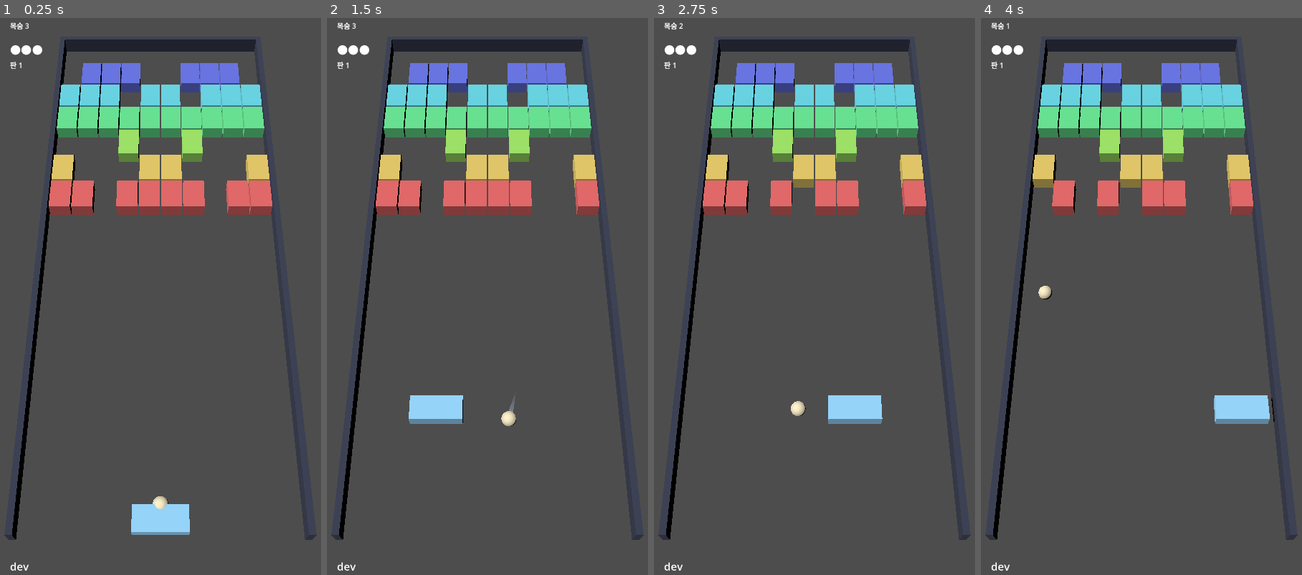
Above: before the commit, frames 1-4 (left to right).
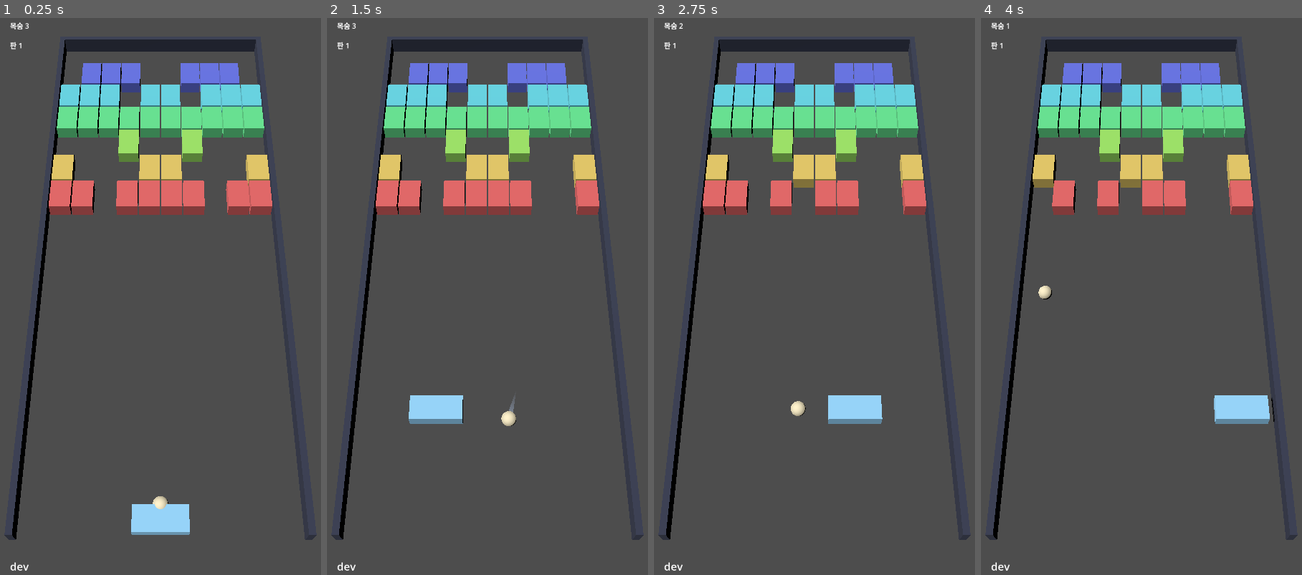
Above: after the commit, the same moments.

Repository: kjw5541a-hash/3DBlockBreaker
Game: Godot game, scene res://scenes/game.tscn
The game is run twice, just before and just after one commit, with the same random seed, the same clock (stepped at 60 frames per second) and the same inputs.
Inputs (mouse positions are in pixels of both pictures, inside the frame that each line leads up to):
- Up to frame 1 (0.25 s): no input
- Up to frame 2 (1.5 s): tap Enter at 0.5 s; move the mouse to (558, 268) at 0.52 s; click (558, 268) at 0.67 s; drag from (423, 324) to (471, 407) at 1.27 s
- Up to frame 3 (2.75 s): move the mouse to (846, 168) at 2.02 s; click (846, 168) at 2.17 s
- Up to frame 4 (4 s): drag from (1125, 407) to (1045, 207) at 2.77 s; move the mouse to (1237, 380) at 3.52 s; click (1237, 380) at 3.67 s

The runs differ from the first frame. In frame 1, 0.2% of the frame differs, in the area x 3-14%, y 4-10%; in frame 2, 0.2%; in frame 3, 0.2%; in frame 4, 0.2%.

Commit message:
feat: 교착 사망 규칙을 없앤다
블럭을 못 깨고 패들에 세 번 튕기면 목숨을 잃던 규칙(STALL_PADDLE_HITS)을 제거했다.
플레이해 보니 너무 가혹했다. 이제 목숨을 잃는 조건은 데드존 하나뿐이다.

규칙이 없어도 뭉개는 것은 손해다: 반발계수 0.80 이 도달 높이를 계속 깎아 공이 패들
위로 가라앉으므로 블럭에 닿으려면 결국 스윙해야 하고, 그동안 elapsed 는 계속 흘러
속도 램프만 오른다. 스윙으로 복구되므로 행(hang)도 아니다.

아무것도 안 하는 카운터가 화면에 남는 게 없는 것보다 나쁘므로 HUD 점 세 개도 같이
뺐다. 판 번호가 그 자리로 올라온다.

덤으로 2단계 아이템 설계의 특례 셋이 사라진다 — D 의 공별 카운터, C 의 접촉 1회 셈,
L 이 깬 것도 리셋.

Diff:
--- a/scenes/game.tscn
+++ b/scenes/game.tscn
@@ -29,19 +29,11 @@
 offset_bottom = 64.0
 text = "목숨 -"
 
-[node name="Stall" type="Label" parent="HUD"]
+[node name="Stage" type="Label" parent="HUD"]
 offset_left = 24.0
 offset_top = 68.0
 offset_right = 320.0
-offset_bottom = 112.0
-theme_override_font_sizes/font_size = 28
-text = "●●●"
-
-[node name="Stage" type="Label" parent="HUD"]
-offset_left = 24.0
-offset_top = 112.0
-offset_right = 320.0
-offset_bottom = 152.0
+offset_bottom = 108.0
 text = "판 -"
 
 [node name="Version" type="Label" parent="HUD"]
--- a/scripts/ball_physics.gd
+++ b/scripts/ball_physics.gd
@@ -69,6 +69,6 @@
 	var out := reflect(v_in, normal) * Tuning.PADDLE_RESTITUTION
 	out += paddle_vel * Tuning.PADDLE_SPEED_TRANSFER
 	# 하한 없음. 가만히 받으면 반발계수만큼 계속 느려지고 도달 높이가
-	# 낮아진다 — 그 상태로 버티면 STALL_PADDLE_HITS 가 목숨을 가져간다.
+	# 낮아진다 — 결국 공이 패들 위로 가라앉는다. 다시 띄우려면 스윙해야 한다.
 	out = clamp_speed(out, 0.0, v_max)
 	return enforce_min_angle(out, Tuning.MIN_ANGLE_DEG)
--- a/scripts/game.gd
+++ b/scripts/game.gd
@@ -4,16 +4,12 @@
 @onready var camera: Camera3D = $Camera3D
 @onready var lives_label: Label = $HUD/Lives
 @onready var version_label: Label = $HUD/Version
-@onready var stall_label: Label = $HUD/Stall
 @onready var stage_label: Label = $HUD/Stage
 
 var field: PlayField
 # 손가락이 닿기 전에는 패들을 제자리에 둔다.
 var _target: Vector2
 var _trail: BallTrail
-# 마지막으로 화면에 찍은 교착 카운터. 값이 그대로면 문자열을 새로 안 만든다 —
-# 120Hz 로 도는 루프에서 매 프레임 문자열을 만들 이유가 없다.
-var _shown_stall: int = -1
 
 func _ready() -> void:
 	field = PlayField.new()
@@ -23,7 +19,6 @@
 	# 어느 브랜치의 어느 커밋인지 눈으로 구별하려는 것이다.
 	version_label.text = str(ProjectSettings.get_setting("application/config/version"))
 	_update_hud()
-	_sync_stall()
 	_trail = BallTrail.new()
 	board.add_child(_trail)
 
@@ -34,7 +29,6 @@
 func step_once(delta: float) -> void:
 	var r := field.step(_target, delta)
 	board.sync(field)
-	_sync_stall()
 	# step() 은 구조적으로 lost 와 cleared 를 한 dict 에 함께 담을 수 있다 — 서브스텝
 	# 루프가 out["lost"] 를 세우고 빠져나와도 remaining() 검사는 그대로 돌기 때문이다.
 	# 그러면 reset_run() 이 0 판으로 되돌린 직후 next_stage() 가 1 판으로 올려 버린다.
@@ -88,18 +82,3 @@
 	lives_label.text = "목숨 %d" % field.lives
 	# stage_index 는 0 기반이다. 플레이어에게 "0 판"을 보여줄 이유는 없다.
 	stage_label.text = "판 %d" % (field.stage_index + 1)
-
-# 남은 점이 곧 남은 예산이다. 이 카운터는 안 보이면 억울하다 — 단단 블럭을 두 번
-# 치고 불괴 블럭을 한 번 스치면 경고 없이 목숨이 날아가는데, 그게 규칙 때문인지
-# 사고인지 화면에 아무 단서가 없다.
-static func stall_text(hits: int) -> String:
-	var used := clampi(hits, 0, Tuning.STALL_PADDLE_HITS)
-	var left := Tuning.STALL_PADDLE_HITS - used
-	return "●".repeat(left) + "○".repeat(used)
-
-# 값이 바뀐 프레임에만 문자열을 만든다. 나머지 프레임은 int 비교 하나로 끝난다.
-func _sync_stall() -> void:
-	if field.paddle_hits_since_brick == _shown_stall:
-		return
-	_shown_stall = field.paddle_hits_since_brick
-	stall_label.text = stall_text(_shown_stall)
--- a/scripts/play_field.gd
+++ b/scripts/play_field.gd
@@ -7,9 +7,6 @@
 var ball_vel: Vector2 = Vector2.ZERO
 var attached: bool = true
 var lives: int = Tuning.LIVES
-# 마지막으로 블럭을 깬 뒤 패들에 몇 번 튕겼는지. 속도 하한을 없앤 대신
-# 이 값이 교착을 끝낸다.
-var paddle_hits_since_brick: int = 0
 # 공이 살아 있던 누적 시간. 잘 맞은 공의 상한이 이 값으로 오른다.
 var elapsed: float = 0.0
 # 지금 몇 판인지. 0 기반이다 — HUD 만 +1 해서 보여준다. 시드가 이 값이라
@@ -29,7 +26,6 @@
 
 func _attach() -> void:
 	attached = true
-	paddle_hits_since_brick = 0
 	ball_vel = Vector2.ZERO
 	ball_pos = paddle.pos + Vector2(0.0, Tuning.PADDLE_THICKNESS * 0.5 + Tuning.BALL_RADIUS)
 	_last_damaged = -1
@@ -77,14 +73,12 @@
 				# 히트에서는 종류가 이미 0 이 되어 무엇이 깨졌는지 알 수 없다.
 				var kind := grid.get_cell(q["col"], q["row"])
 				grid.hit(q["col"], q["row"])
-				# 깨졌을 때만 센다. 단단 블럭을 툭툭 건드리는 것으로 교착 규칙을
-				# 피할 수 있으면 규칙이 아니라 요령이 된다. 불괴 블럭은 영원히
-				# 안 깨지므로 영원히 리셋하지 않는다 — 그게 맞다.
+				# 깨졌을 때만 센다. 단단 블럭은 마지막 히트에서만 목록에 오르고,
+				# 불괴 블럭은 영원히 안 오른다.
 				if grid.get_cell(q["col"], q["row"]) == 0:
 					(out["broken"] as Array).append(
 						{"col": q["col"], "row": q["row"], "kind": kind})
 					out["bricks_hit"] = (out["broken"] as Array).size()
-					paddle_hits_since_brick = 0
 			_last_damaged = i
 			# 블럭은 에너지를 잃지 않는다. 손실원은 패들뿐이다. 반사는
 			# 디바운스와 무관하게 항상 일어난다 — 그렇지 않으면 공이 블럭
@@ -102,12 +96,13 @@
 				Tuning.v_max_at(elapsed))
 			if ball_vel != before:
 				out["paddle_hit"] = true
-				paddle_hits_since_brick += 1
 				# 패들 표면 밖으로 꺼내 다음 스텝에 다시 물리지 않게 한다.
 				ball_pos.y = paddle.pos.y + Tuning.PADDLE_THICKNESS * 0.5 + Tuning.BALL_RADIUS
 
-		# 블럭을 못 깨고 패들에만 계속 튕기는 교착. 데드존과 똑같이 처리한다.
-		if ball_pos.y < 0.0 or paddle_hits_since_brick >= Tuning.STALL_PADDLE_HITS:
+		# 데드존. 목숨을 잃는 유일한 조건이다 — 블럭을 못 깨고 계속 받기만
+		# 하는 것은 벌하지 않는다. 반발계수가 도달 높이를 깎아 공이 패들 위로
+		# 가라앉고, 그동안 elapsed 는 계속 흘러 속도 램프만 오른다.
+		if ball_pos.y < 0.0:
 			lives -= 1
 			out["lost"] = true
 			_attach()
--- a/scripts/tuning.gd
+++ b/scripts/tuning.gd
@@ -54,18 +54,14 @@
 
 const LIVES := 3
 
-# 블럭을 하나도 못 깨고 패들에만 이만큼 튕기면 목숨을 잃는다. 속도 하한을
-# 없앤 대신 교착을 이걸로 끝낸다 — 가만히 받기만 하면 반발계수 0.80 이
-# 도달 높이를 계속 깎으므로, 안 치고 버티는 것이 곧 지는 길이 된다.
-const STALL_PADDLE_HITS := 3
-
 # 탭 발사 속도. 숫자가 아니라 계약이다: 패들 밴드 아래끝에서 출발해 최하단
 # 블럭 줄에 닿는 속도. 리터럴로 박으면 위 값을 조정할 때 계약이 조용히
 # 깨진다. 트레일 색·길이의 아래쪽 기준점이기도 하다.
 #
 # 이 값은 더 이상 속도의 하한이 아니다. 패들 반사에 하한을 두면 가만히
-# 받아도 도달 높이가 안 줄어 교착이 생겼다. 지금은 반발계수만 작동하고,
-# 교착은 STALL_PADDLE_HITS 가 끊는다.
+# 받아도 도달 높이가 안 줄어 공이 영원히 같은 높이로 돌아온다. 지금은
+# 반발계수만 작동한다 — 안 치고 버티면 공이 패들 위로 가라앉을 뿐이고,
+# 그동안 elapsed 는 계속 흘러 속도 램프만 오른다. 뭉개는 것 자체가 손해다.
 #
 # 공 반지름과 패들 두께를 뺀 근사다. 실제로는 공 중심이 더 위에서 출발해
 # 최하단 줄 접촉면보다 조금 더 오른다 — 여유는 의도적으로 남긴다. 여유를
--- a/tests/test_game_smoke.gd
+++ b/tests/test_game_smoke.gd
@@ -13,8 +13,6 @@
 	_test_last_life_restarts()
 	_test_clear_and_run_over_in_one_frame_keeps_stage_zero()
 	_test_clearing_a_stage_advances_the_board_and_hud()
-	_test_stall_dots_show_remaining_budget()
-	_test_stall_dots_follow_the_counter()
 	_test_stage_label_follows_the_stage_index()
 	await _test_screen_point_maps_to_board()
 	await _test_board_fits_in_camera()
@@ -223,57 +221,6 @@
 				% [u, v, rad_to_deg(ah), rad_to_deg(half_h)])
 	g.free()
 
-# 남은 점이 곧 남은 예산이다. 규칙 자체는 안 건드리고 보이게만 한다 —
-# 안 보이면 단단 블럭을 두 번 치고 불괴를 한 번 스쳤을 때 왜 죽었는지
-# 알 방법이 없다.
-func _test_stall_dots_show_remaining_budget() -> void:
-	var packed := load("res://scenes/game.tscn") as PackedScene
-	var g := packed.instantiate()
-	root.add_child(g)
-	g._ready()
-	assert(g.stall_text(0).length() == Tuning.STALL_PADDLE_HITS,
-		"점 개수가 예산과 다르다: %s" % g.stall_text(0))
-	assert(g.stall_text(0).count("●") == Tuning.STALL_PADDLE_HITS,
-		"안 튕겼는데 점이 꺼져 있다: %s" % g.stall_text(0))
-	assert(g.stall_text(1).count("●") == Tuning.STALL_PADDLE_HITS - 1,
-		"한 번 튕겼는데 점이 안 꺼졌다: %s" % g.stall_text(1))
-	assert(g.stall_text(Tuning.STALL_PADDLE_HITS).count("●") == 0,
-		"예산을 다 썼는데 켜진 점이 남았다: %s" % g.stall_text(Tuning.STALL_PADDLE_HITS))
-	# 목숨을 잃는 순간의 카운터는 예산을 넘을 수 있다. 그때 문자열이
-	# 길어지거나 음수 repeat 로 죽으면 안 된다.
-	assert(g.stall_text(Tuning.STALL_PADDLE_HITS + 5).length() == Tuning.STALL_PADDLE_HITS,
-		"예산을 넘긴 값에서 점 개수가 늘었다: %s" % g.stall_text(Tuning.STALL_PADDLE_HITS + 5))
-	g.free()
-
-# 라벨이 실제로 카운터를 따라가는지. stall_text 만 맞고 배선이 없으면
-# 화면은 영영 ●●● 다.
-func _test_stall_dots_follow_the_counter() -> void:
-	var packed := load("res://scenes/game.tscn") as PackedScene
-	var g := packed.instantiate()
-	root.add_child(g)
-	g._ready()
-	assert(g.stall_label.text == g.stall_text(0),
-		"시작 상태가 안 찍혔다: %s" % g.stall_label.text)
-	# 패들과 블럭 띠 사이의 빈 구간에 정지시킨다. 패들에 붙여 두면 한 프레임
-	# 만에 다시 튕겨 카운터가 저절로 올라가고, 블럭 띠에 두면 깨져서 리셋된다 —
-	# 둘 다 이 테스트가 재려는 것과 무관한 이유로 값이 움직인다.
-	g.field.attached = false
-	g.field.ball_pos = Vector2(0.0, Tuning.BRICK_BOTTOM_V * 0.5)
-	g.field.ball_vel = Vector2.ZERO
-	g.field.paddle_hits_since_brick = 1
-	g.step_once(1.0 / 120.0)
-	assert(g.field.paddle_hits_since_brick == 1,
-		"테스트가 헛돈다 — 세워 둔 카운터가 저절로 움직였다: %d"
-		% g.field.paddle_hits_since_brick)
-	assert(g.stall_label.text == g.stall_text(1),
-		"카운터가 올랐는데 라벨이 그대로다: %s" % g.stall_label.text)
-	# 블럭을 깨면 예산이 복구된다. 그 복구도 화면에 보여야 한다.
-	g.field.paddle_hits_since_brick = 0
-	g.step_once(1.0 / 120.0)
-	assert(g.stall_label.text == g.stall_text(0),
-		"카운터가 리셋됐는데 라벨이 안 돌아왔다: %s" % g.stall_label.text)
-	g.free()
-
 # 판 번호가 안 보이면 절차 생성이 진행되고 있다는 유일한 단서가 없다.
 # 배치가 매번 달라 보이는 것만으로는 "다음 판"인지 "같은 판 다시"인지
 # 구별할 수 없다.
--- a/tests/test_play_field.gd
+++ b/tests/test_play_field.gd
@@ -3,14 +3,14 @@
 func _initialize() -> void:
 	_test_passive_bounce_loses_energy()
 	_test_decay_sequence_never_stops()
-	_test_stall_costs_a_life()
+	_test_passive_rally_no_longer_costs_a_life()
 	_test_swing_accelerates_ball()
 	_test_early_game_caps_swing_speed()
 	_test_tilted_swing_changes_direction()
 	_test_paddle_never_double_bounces()
 	_test_ball_below_zero_costs_a_life()
 	_test_clearing_all_bricks_reports_cleared()
-	_test_hard_brick_only_resets_stall_when_broken()
+	_test_hard_brick_survives_the_first_hit()
 	_test_resting_ball_does_not_chip_a_brick_every_frame()
 	_test_broken_list_carries_kind_before_the_destroying_hit()
 	_test_next_stage_advances_without_resetting_the_speed_ramp()
@@ -51,8 +51,7 @@
 	assert(out.y > 0.0, "받은 공이 위로 안 간다: %s" % out)
 
 # 세게 친 공을 계속 가만히 받으면 도달 높이가 계속 줄어든다. 멈추는
-# 지점이 없다 — 하한을 없앤 것이 이 게임의 감쇠 설계 전부다. 교착은
-# 속도가 아니라 STALL_PADDLE_HITS 가 끝낸다.
+# 지점이 없다 — 하한을 없앤 것이 이 게임의 감쇠 설계 전부다.
 func _test_decay_sequence_never_stops() -> void:
 	var speeds: Array[float] = []
 	var v := 30.0
@@ -66,8 +65,14 @@
 	assert(speeds[5] < Tuning.v_min(),
 		"옛 하한 아래로 안 내려갔다 — 하한이 아직 살아 있다: %s" % str(speeds))
 
-# 블럭을 못 깨고 패들에만 STALL_PADDLE_HITS 번 튕기면 목숨을 잃는다.
-func _test_stall_costs_a_life() -> void:
+# 블럭을 못 깨고 계속 받기만 하는 것은 더 이상 벌하지 않는다. 예전에는 세 번
+# 튕기면 목숨을 가져갔는데, 플레이해 보니 너무 가혹했다. 지금 목숨을 잃는
+# 조건은 데드존 하나뿐이다.
+#
+# 규칙이 없어도 뭉개는 것은 손해다: 반발계수가 도달 높이를 계속 깎아 공이
+# 패들 위로 가라앉으므로 블럭에 닿으려면 결국 스윙해야 하고, 그동안 elapsed 는
+# 계속 흘러 속도 램프만 오른다.
+func _test_passive_rally_no_longer_costs_a_life() -> void:
 	var f := PlayField.new()
 	f.grid.fill_all(0)
 	f.attached = false
@@ -75,19 +80,17 @@
 	f.ball_vel = Vector2(0.0, -Tuning.v_min())
 	var before := f.lives
 	var hits := 0
-	var lost := false
 	for i in 1200:
 		var r := f.step(Vector2(0.0, Tuning.PADDLE_BAND_MIN_V), DT)
 		if r["paddle_hit"]:
 			hits += 1
-		if r["lost"]:
-			lost = true
-			break
-	assert(lost, "블럭을 못 깨고 계속 받기만 했는데 목숨을 안 잃었다")
-	assert(hits == Tuning.STALL_PADDLE_HITS,
-		"교착 판정이 %d번째가 아니라 %d번째에 났다" % [Tuning.STALL_PADDLE_HITS, hits])
-	assert(f.lives == before - 1, "목숨이 안 줄었다: %d -> %d" % [before, f.lives])
-	assert(f.paddle_hits_since_brick == 0, "다시 붙었는데 교착 카운터가 안 지워졌다")
+		assert(not bool(r["lost"]),
+			"가만히 받기만 했는데 %d 프레임에서 목숨을 잃었다 (패들 접촉 %d회)" % [i, hits])
+	assert(f.lives == before, "목숨이 줄었다: %d -> %d" % [before, f.lives])
+	# 공이 붙어 버렸거나 어딘가에 끼면 위 단언이 자명 참이 된다. 실제로 계속
+	# 주고받았는지 확인한다.
+	assert(hits > 10, "패들에 거의 안 닿았다 — 이 테스트가 아무것도 안 하고 있다: %d" % hits)
+	assert(not f.attached, "공이 도중에 다시 붙었다 — 목숨을 잃었다는 뜻이다")
 
 func _test_swing_accelerates_ball() -> void:
 	var f := PlayField.new()
@@ -190,24 +193,21 @@
 	assert(false, "패들에 안 맞았다")
 	return 0.0
 
-# 단단 블럭을 툭툭 건드리는 것으로 교착 규칙을 피할 수 있으면 규칙이
-# 아니라 요령이 된다. 리셋은 블럭이 실제로 깨졌을 때만이다.
-func _test_hard_brick_only_resets_stall_when_broken() -> void:
+# 단단 블럭은 한 대에 안 죽는다. 값이 곧 남은 히트 수이므로 첫 히트에서는
+# 2 에서 1 로 줄기만 하고, 두 번째 히트에서 사라진다.
+func _test_hard_brick_survives_the_first_hit() -> void:
 	var f := PlayField.new()
 	var r := BrickGrid.cell_rect(5, 0)
 	var below := Vector2(r.position.x + BrickGrid.CELL_W * 0.5,
 		r.position.y - Tuning.BALL_RADIUS - 0.01)
 	f.grid.cells[BrickGrid.index(5, 0)] = 2
 	f.attached = false
-	f.paddle_hits_since_brick = 2
 
 	f.ball_pos = below
 	f.ball_vel = Vector2(0.0, 8.0)
 	f.step(f.paddle.pos, 1.0 / 120.0)
 	assert(f.grid.get_cell(5, 0) == 1,
 		"단단 블럭이 한 대에 사라졌다: %d" % f.grid.get_cell(5, 0))
-	assert(f.paddle_hits_since_brick == 2,
-		"안 깨진 블럭이 교착 카운터를 리셋했다: %d" % f.paddle_hits_since_brick)
 
 	# 실제 플레이라면 첫 히트 후 반사로 공이 멀어져 한동안 안 닿는 프레임이
 	# 있었을 것이다 — 여기선 위치를 손으로 되돌리므로 그 "떠난 프레임"이
@@ -219,8 +219,6 @@
 	var out := f.step(f.paddle.pos, 1.0 / 120.0)
 	assert(f.grid.get_cell(5, 0) == 0,
 		"두 번째 히트에 안 깨졌다: %d" % f.grid.get_cell(5, 0))
-	assert(f.paddle_hits_since_brick == 0,
-		"깨졌는데 교착 카운터가 안 리셋됐다: %d" % f.paddle_hits_since_brick)
 	assert(int(out["bricks_hit"]) == 1,
 		"bricks_hit 이 깨진 개수를 안 센다: %d" % int(out["bricks_hit"]))
 
Not shown, changed: docs/superpowers/specs/2026-09-04-3dblockbreaker-phase2-design.md
